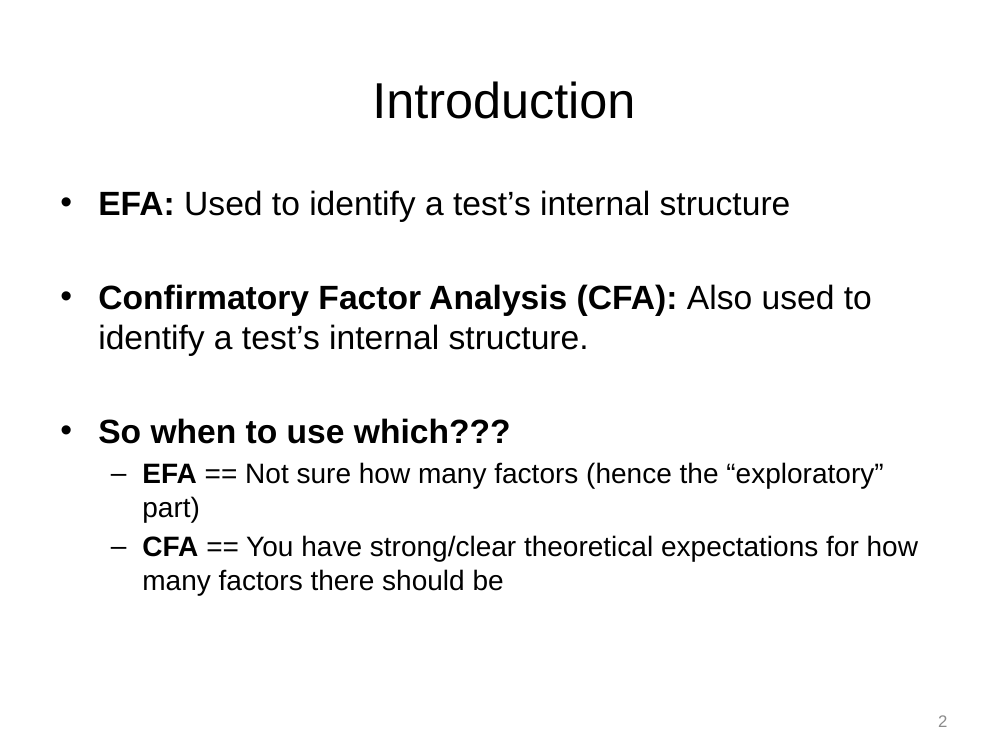
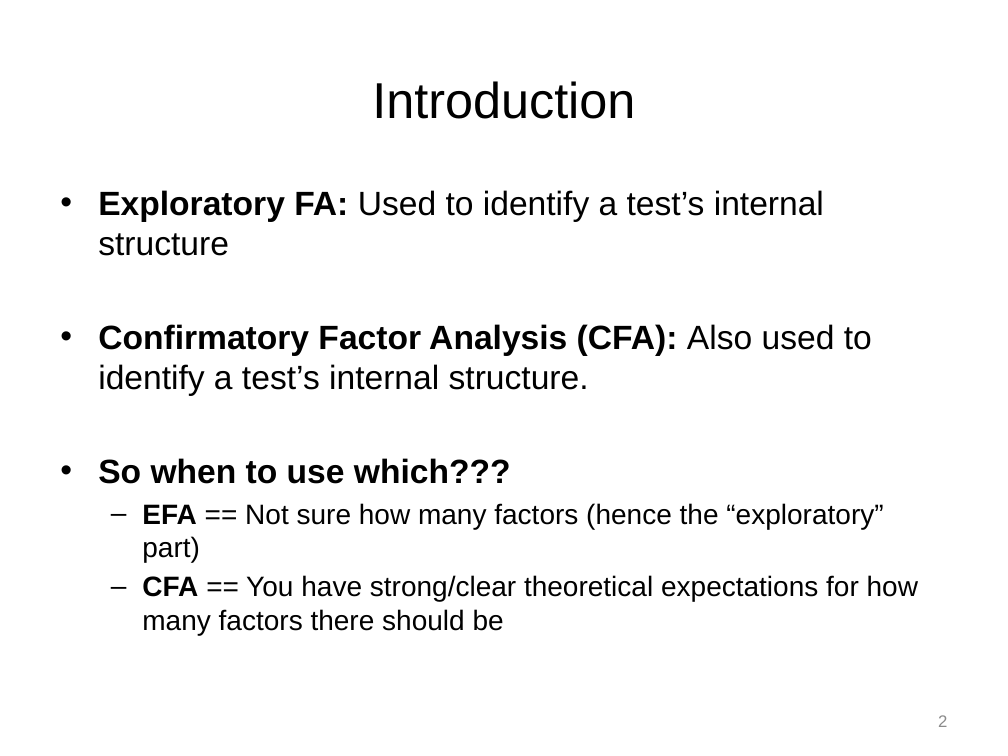
Before and after one commit to npm27/Teaching-Materials, a slide deck: slide 2 of Tests and Eval/Slides/12 Chapter 12.pptx. Drawn at 1008x756 pixels with LibreOffice and Linux fonts; fonts in the diff are those of the drawing. Boxes give left, top, right and bottom in pixels: in the first picture for what was removed or moved away, otherwise in the second. Text is boxed around its words. In the diff, an @@ line names an element or a change of style, - is before the commit and + after.

```diff
--- a/Tests and Eval/Slides/12 Chapter 12.pptx
+++ b/Tests and Eval/Slides/12 Chapter 12.pptx
@@ text at <box>98,190,824,256</box>: text changed @@
-• EFA: Used to identify a test’s internal structure
+• Exploratory FA: Used to identify a test’s internal structure
```
Also in this commit, not shown: 1 slide added, 1 slide removed.
